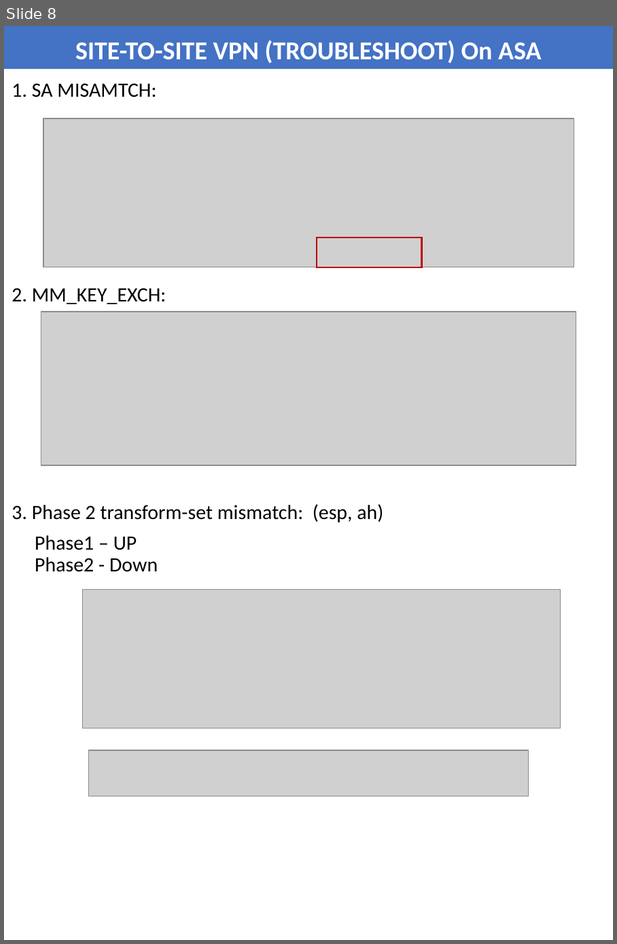
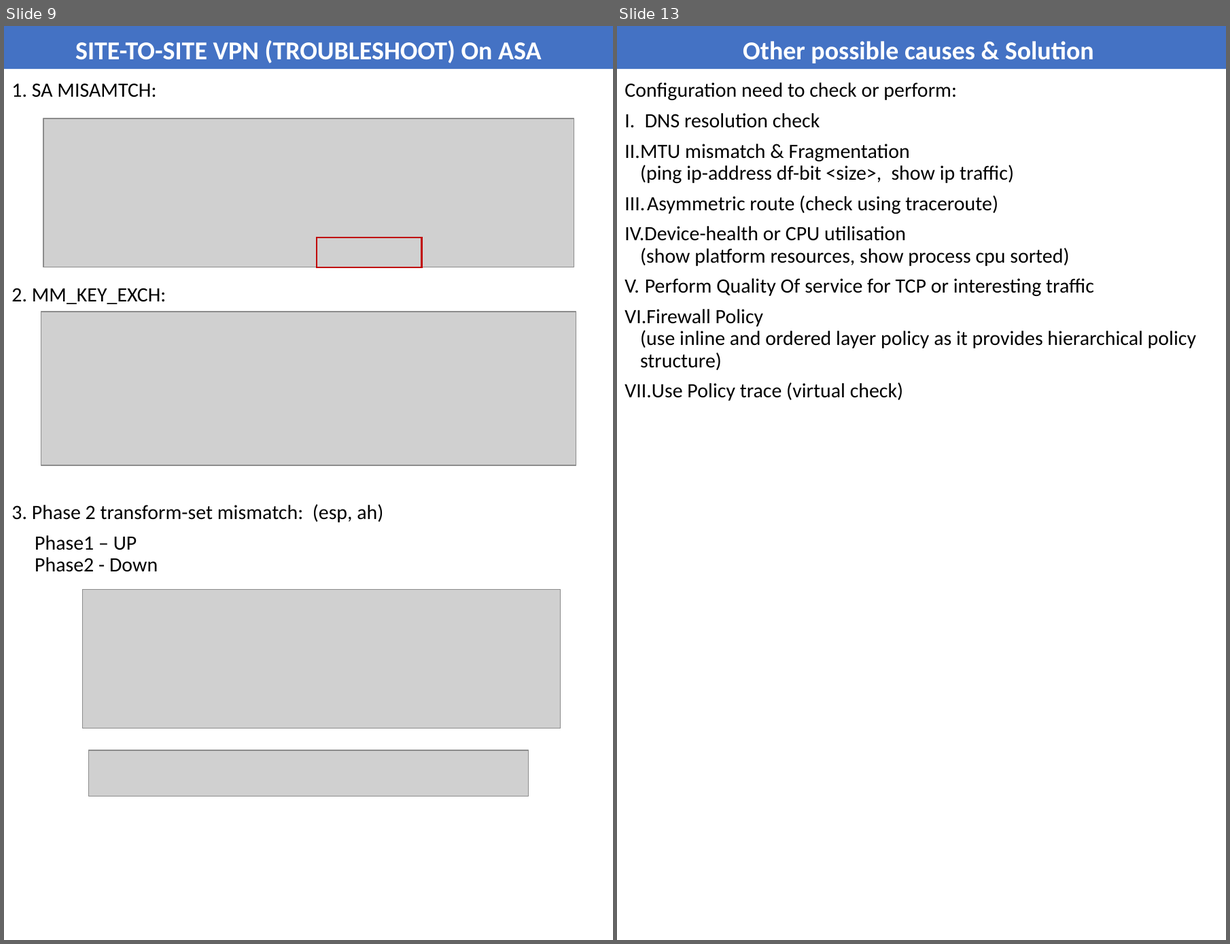
Before and after one commit to shankarpradhan/Networking, a slide deck: SITE-TO-SITE VPN (TROUBLESHOOT).pptx. Shown side by side, each under a label of ours: slide 8 before the commit, slides 9 and 13 after it; the slides between them are not shown. The pictures are 617x944 and 1230x944 pixels, drawn with LibreOffice and Linux fonts; fonts in the diff are those of the drawing; grey boxes stand for pictures. Boxes give left, top, right and bottom in pixels: in the first picture for what was removed or moved away, otherwise in the second. Text is boxed around its words. In the diff, an @@ line names an element or a change of style, - is before the commit and + after.

```diff
--- a/SITE-TO-SITE VPN (TROUBLESHOOT).pptx
+++ b/SITE-TO-SITE VPN (TROUBLESHOOT).pptx
@@ slide 13 added at bbox=[617, 26, 1226, 940], background #FFFFFF @@
@@ title added at bbox=[617, 26, 1226, 70], fill #4472C4, 24 pt, text #FFFFFF, bold @@
+Other possible causes & Solution
@@ subtitle added at bbox=[624, 82, 1196, 401], 18.9 pt, text #000000 @@
+Configuration need to check or perform:
+I. DNS resolution check
+II. MTU mismatch & Fragmentation
+    (ping ip-address df-bit <size>, show ip traffic)
+III. Asymmetric route (check using traceroute)
+IV. Device-health or CPU utilisation
+    (show platform resources, show process cpu sorted)
+V. Perform Quality Of service for TCP or interesting traffic
+VI. Firewall Policy
+    (use inline and ordered layer policy as it provides hierarchical policy structure)
+VII. Use Policy trace (virtual check)
@@ what was slide 8 is now slide 9 @@
```
Also in this commit, not shown: 8 slides changed, 1 other slide added, 7 other files.
